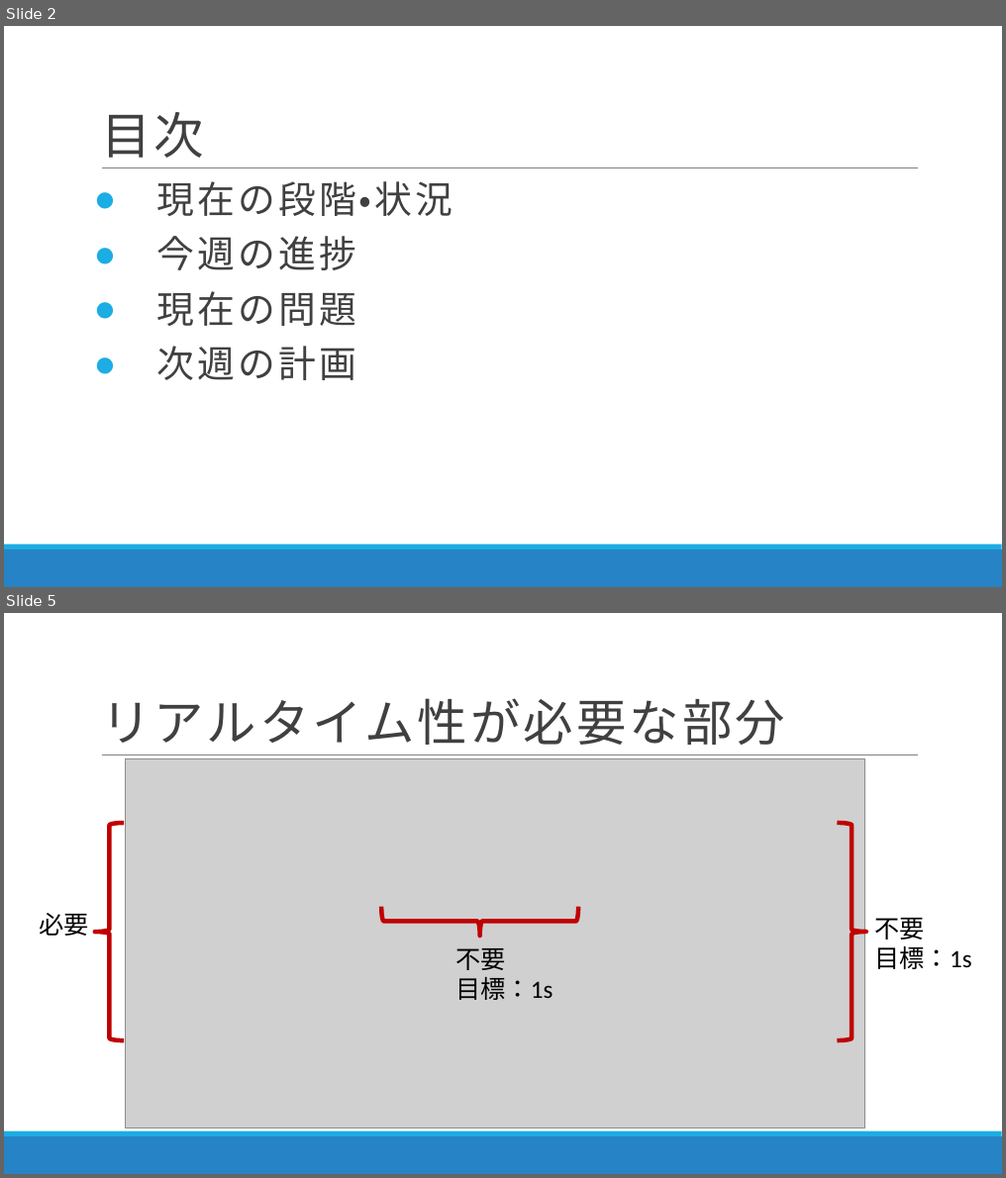
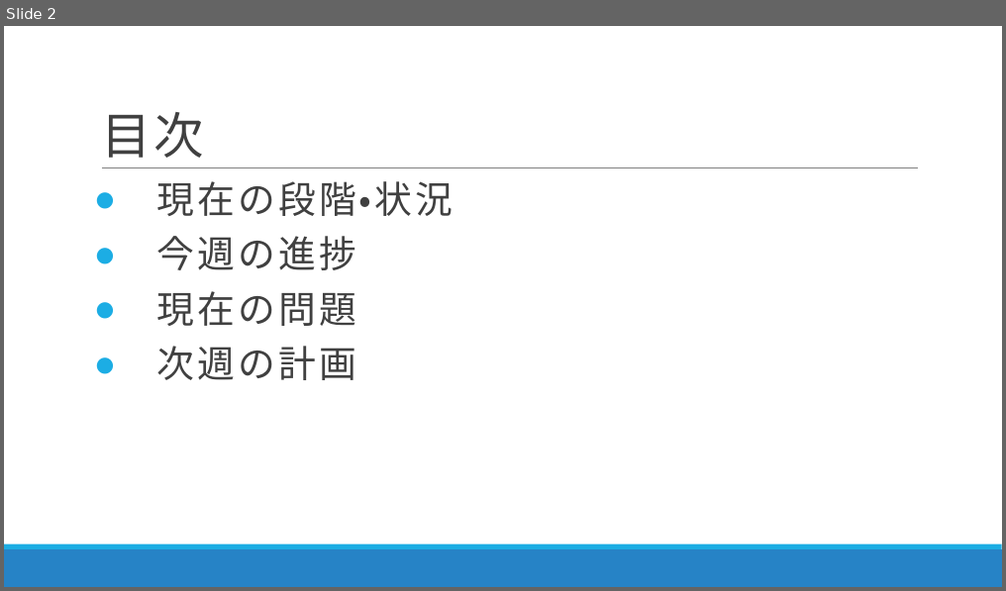
Before and after one commit to DJ956/YoloBarcodeReader, a slide deck: プレゼン/RapidCart20191202.pptx. Shown one above the other, each under a label of ours: slides 2 and 5 before the commit, slide 2 after it; the slides between them are not shown. The pictures are 1006x1178 and 1006x591 pixels, drawn with LibreOffice and Linux fonts; fonts in the diff are those of the drawing; grey boxes stand for pictures. Boxes give left, top, right and bottom in pixels: in the first picture for what was removed or moved away, otherwise in the second. Text is boxed around its words. In the diff, an @@ line names an element or a change of style, - is before the commit and + after.

```diff
--- a/プレゼン/RapidCart20191202.pptx
+++ b/プレゼン/RapidCart20191202.pptx
@@ slide 5 removed at <box>4,613,1002,1174</box>, background #FFFFFF; not listed: 3 template elements that a slide beside it also shows @@
@@ title removed at <box>101,698,785,745</box> @@
-リアルタイム性が必要な部分
@@ picture removed at <box>126,759,865,1128</box> @@
@@ right brace removed at <box>94,823,124,1041</box> @@
@@ right brace removed at <box>838,823,866,1041</box> @@
@@ right brace removed at <box>381,906,578,936</box> @@
@@ text removed at <box>40,913,89,936</box> @@
-必要
@@ text removed at <box>875,918,972,969</box> @@
-不要
-目標：1s
@@ text removed at <box>455,949,552,1000</box> @@
-不要
-目標：1s
```
Also in this commit, not shown: 3 slides changed, 2 slides added, 3 other slides removed.
